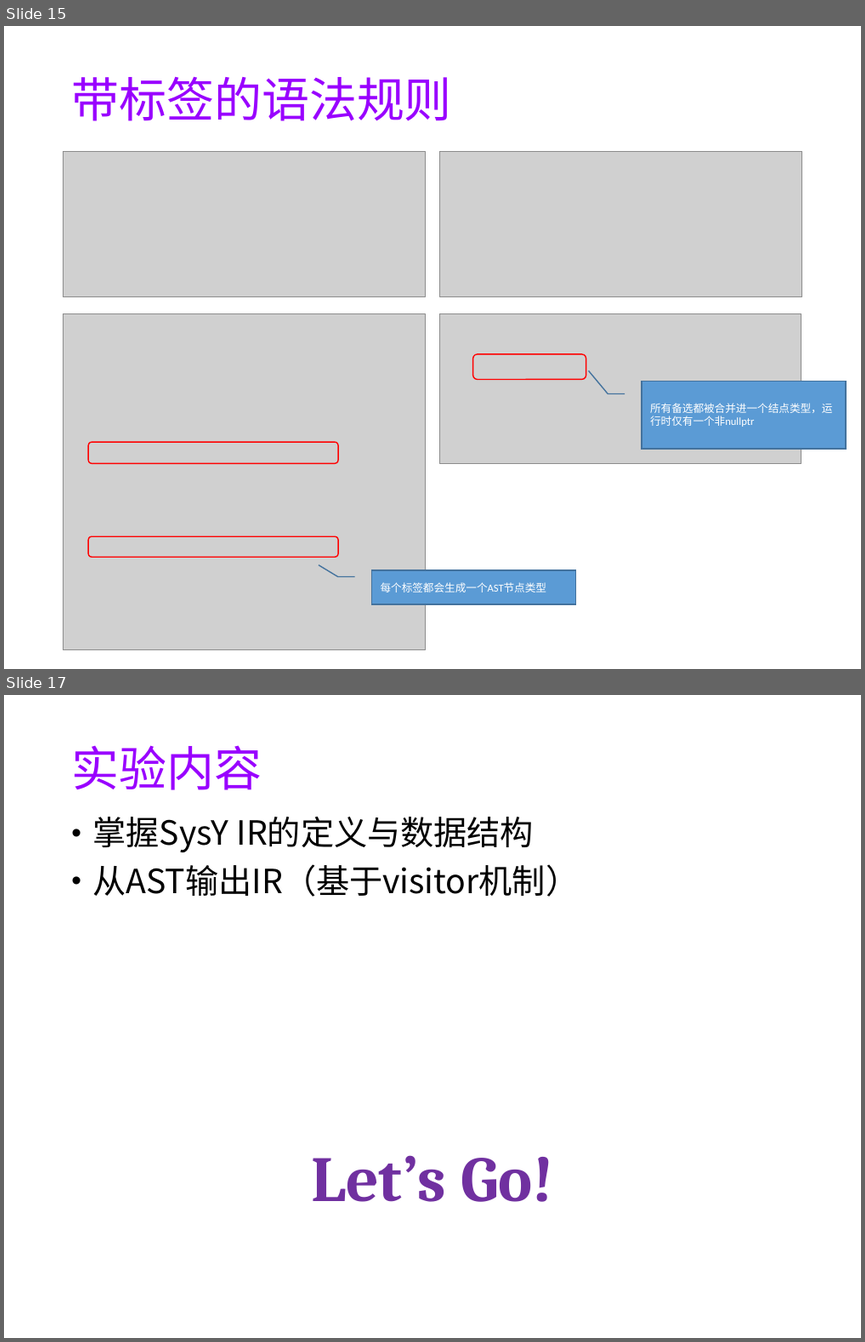
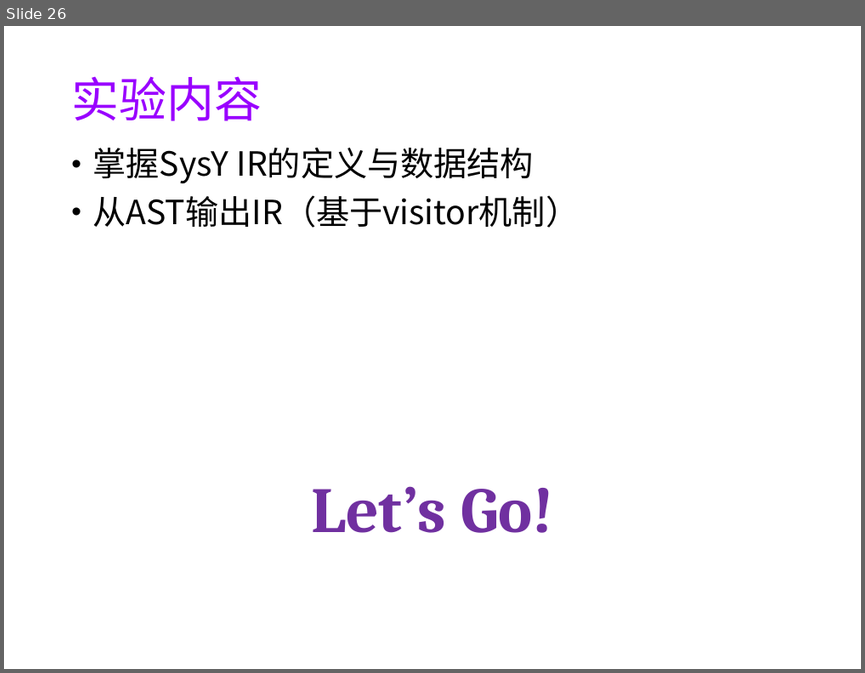
Before and after one commit to WangQingzhe/Sysy-compiler, a slide deck: doc/exp02-ir.pptx. Shown one above the other, each under a label of ours: slides 15 and 17 before the commit, slide 26 after it; the slides between them are not shown. The pictures are 865x1342 and 865x673 pixels, drawn with LibreOffice and Linux fonts; fonts in the diff are those of the drawing; grey boxes stand for pictures; background and template pictures are left out. Boxes give left, top, right and bottom in pixels: in the first picture for what was removed or moved away, otherwise in the second. Text is boxed around its words. In the diff, an @@ line names an element or a change of style, - is before the commit and + after.

```diff
--- a/doc/exp02-ir.pptx
+++ b/doc/exp02-ir.pptx
@@ slide 15 removed at bbox=[4, 26, 861, 669], background #FFFFFF @@
@@ title removed at bbox=[71, 76, 452, 121] @@
-带标签的语法规则
@@ picture removed at bbox=[64, 152, 425, 297] @@
@@ picture removed at bbox=[440, 152, 801, 297] @@
@@ picture removed at bbox=[64, 314, 425, 650] @@
@@ picture removed at bbox=[440, 314, 800, 464] @@
@@ rounded rectangle removed at bbox=[472, 354, 585, 379] @@
@@ border callout removed at bbox=[642, 380, 846, 448] @@
-所有备选都被合并进一个结点类型，运行时仅有一个非nullptr
@@ rounded rectangle removed at bbox=[88, 442, 338, 463] @@
@@ rounded rectangle removed at bbox=[88, 536, 338, 556] @@
@@ border callout removed at bbox=[371, 570, 575, 604] @@
-每个标签都会生成一个AST节点类型
@@ what was slide 17 is now slide 26 @@
```
Also in this commit, not shown: 1 slide changed, 19 slides added, 9 other slides removed.
